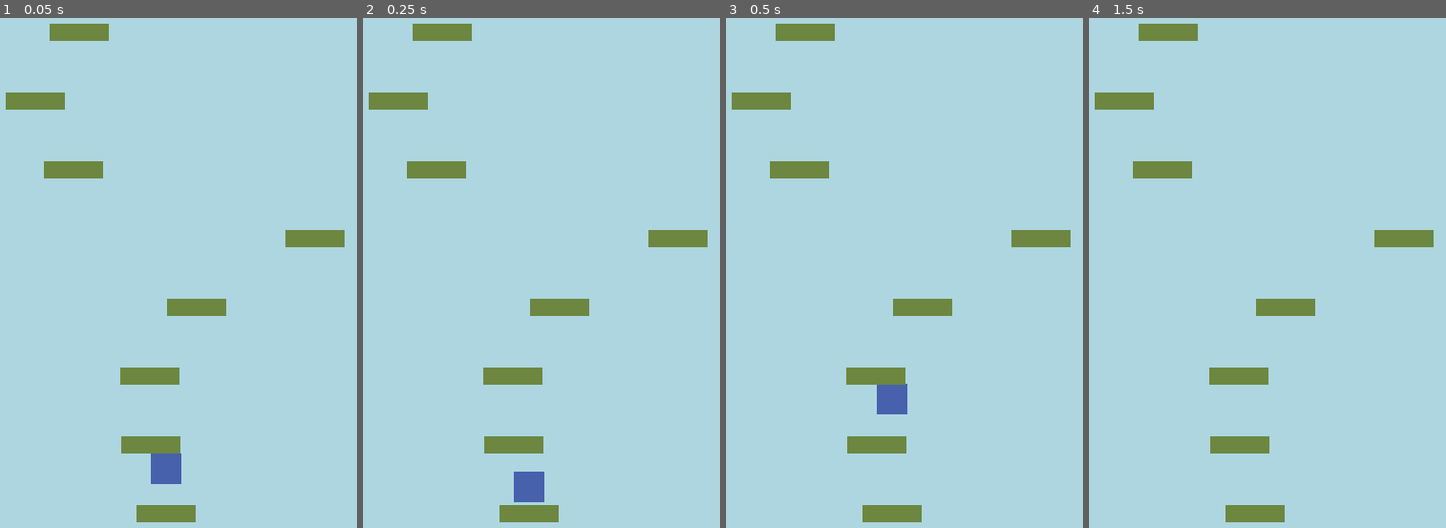
Above: before the commit, frames 1-4 (left to right).
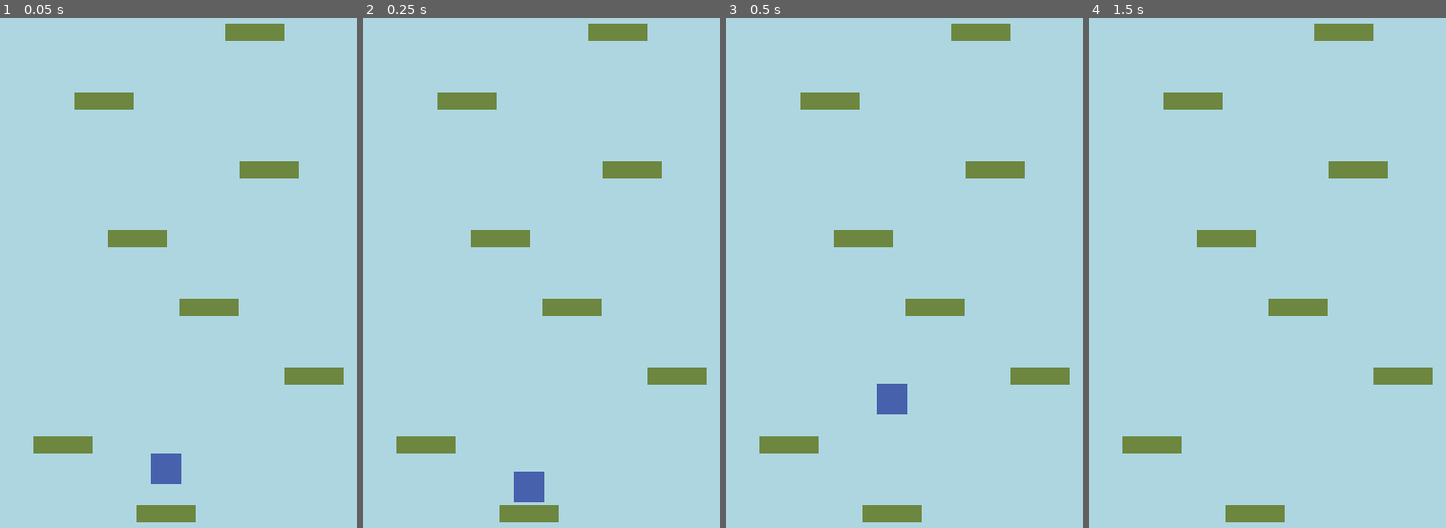
Above: after the commit, the same moments.

Repository: SomeDevNow/godot-doodle-jump
Game: Godot game, scene res://src/scenes/main/main.tscn
The game is run twice, just before and just after one commit, with the same random seed, the same clock (stepped at 60 frames per second) and the same inputs.
Inputs:
- Up to frame 1 (0.05 s): no input
- Up to frame 2 (0.25 s): no input
- Up to frame 3 (0.5 s): no input
- Up to frame 4 (1.5 s): hold Right (Player Right) from 0.53 s (still down)

The runs differ from the first frame. In frame 1, 6.9% of the frame differs, in the area x 1-97%, y 1-86%; in frame 2, 6.9%; in frame 3, 6.9%; in frame 4, 6.9%.

Commit message:
Added platforms
Now platforms generate automatically

Diff:
--- a/src/scenes/main/main.tscn
+++ b/src/scenes/main/main.tscn
@@ -1,9 +1,10 @@
 [gd_scene format=3 uid="uid://c8ycvd1x2s4c6"]
 
+[ext_resource type="Script" uid="uid://dprrd3l4dqca" path="res://src/scripts/platform_spawner.gd" id="1_45uaa"]
 [ext_resource type="PackedScene" uid="uid://dsokrj5gkrnt8" path="res://src/scenes/player/player.tscn" id="1_hsw67"]
-[ext_resource type="Script" uid="uid://cxrxjqaqiirwl" path="res://src/scenes/platforms/platforms.gd" id="2_45uaa"]
 
 [node name="Main" type="Node" unique_id=2022751759]
+script = ExtResource("1_45uaa")
 
 [node name="Player" parent="." unique_id=1052722357 instance=ExtResource("1_hsw67")]
 position = Vector2(200, 500)
@@ -14,4 +15,3 @@
 limit_bottom = 600
 
 [node name="Platforms" type="Node2D" parent="." unique_id=1309486403]
-script = ExtResource("2_45uaa")
--- a/src/scenes/platforms/platforms.gd
+++ b/src/scripts/platform_spawner.gd
@@ -1,4 +1,4 @@
-extends Node2D
+extends Node
 
 const PLATFORM_SCENE: PackedScene = preload("res://src/scenes/platforms/platform.tscn")
 var platform_spawn_rate: int = 72
@@ -21,7 +21,7 @@
 
 func spawn_platform(platform_scene: PackedScene, platform_position: Vector2):
 	var platform = platform_scene.instantiate()
-	add_child(platform)
+	$Platforms.add_child(platform)
 
 	platform.position.y = platform_position.y
 	platform.position.x = platform_position.x
Not shown, removed: src/scenes/platforms/platforms.gd.uid
Not shown, added: src/scripts/platform_spawner.gd.uid
